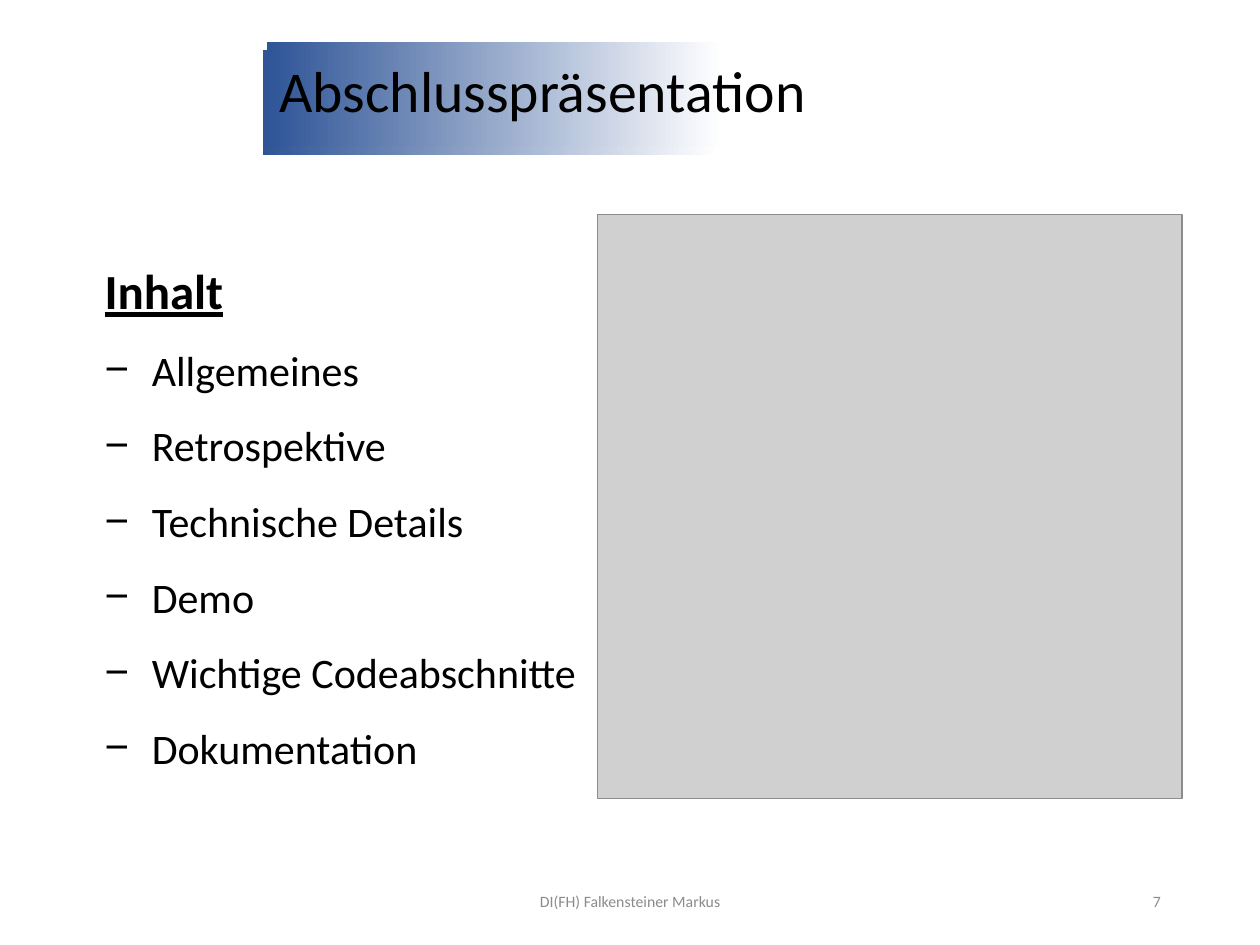
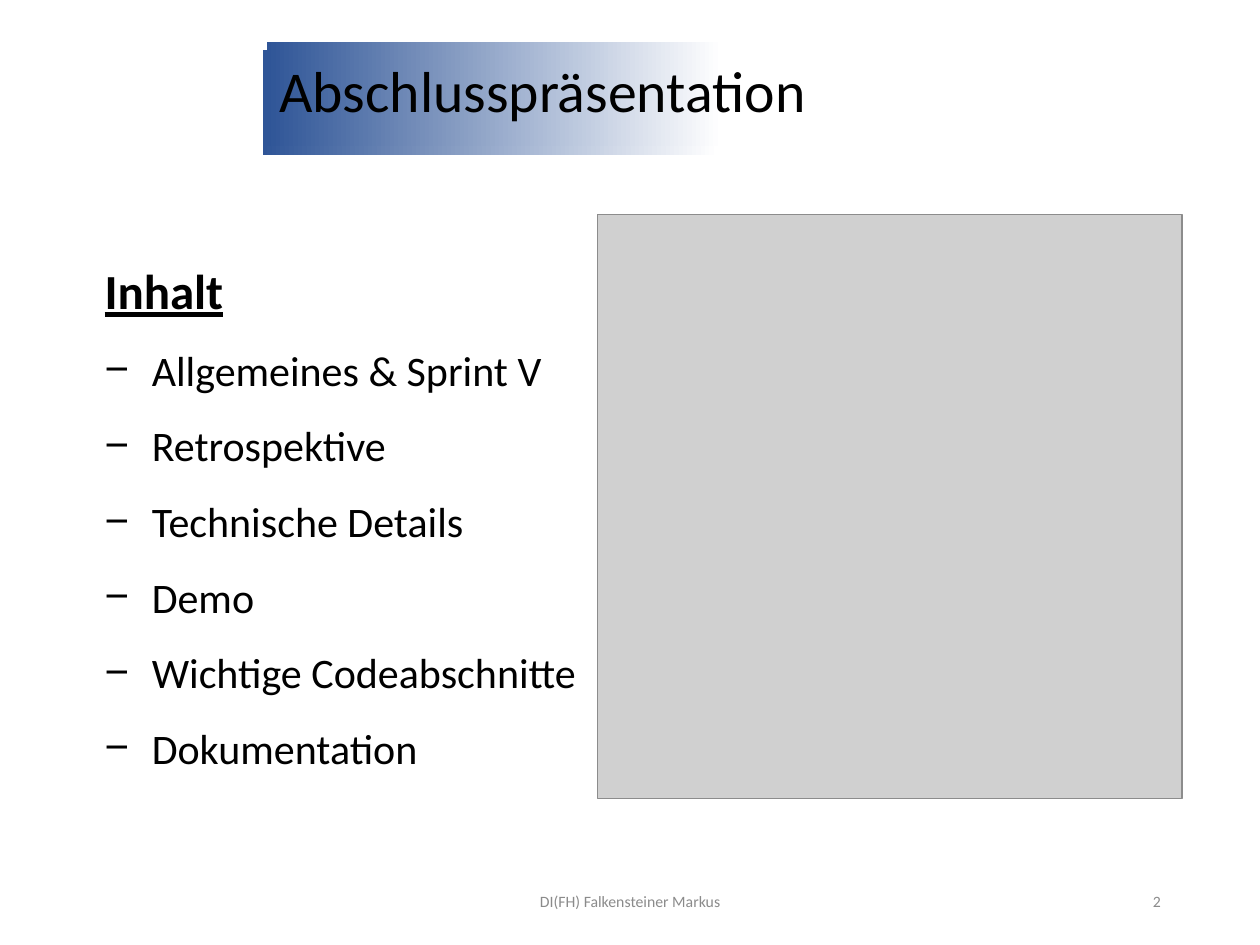
Before and after one commit to jonasaberger/SYP4_MBOT_G1, a slide deck: slide 2 of 02_Backend/!_Docs/INF4_SYP_Gruppe1_Abschlusspräsentation.pptx (slide 7 before the commit). Drawn at 1260x945 pixels with LibreOffice and Linux fonts; fonts in the diff are those of the drawing; grey boxes stand for pictures; background and template pictures are left out. Boxes give left, top, right and bottom in pixels: in the first picture for what was removed or moved away, otherwise in the second. Text is boxed around its words. In the diff, an @@ line names an element or a change of style, - is before the commit and + after.

```diff
--- a/02_Backend/!_Docs/INF4_SYP_Gruppe1_Abschlusspräsentation.pptx
+++ b/02_Backend/!_Docs/INF4_SYP_Gruppe1_Abschlusspräsentation.pptx
@@ text at [152, 356, 542, 394]: text changed @@
-− Allgemeines
+− Allgemeines & Sprint V
@@ page number at [1153, 897, 1161, 907]: text changed @@
-7
+2
```
Also in this commit, not shown: 1 other slide changed, 3 other files.
